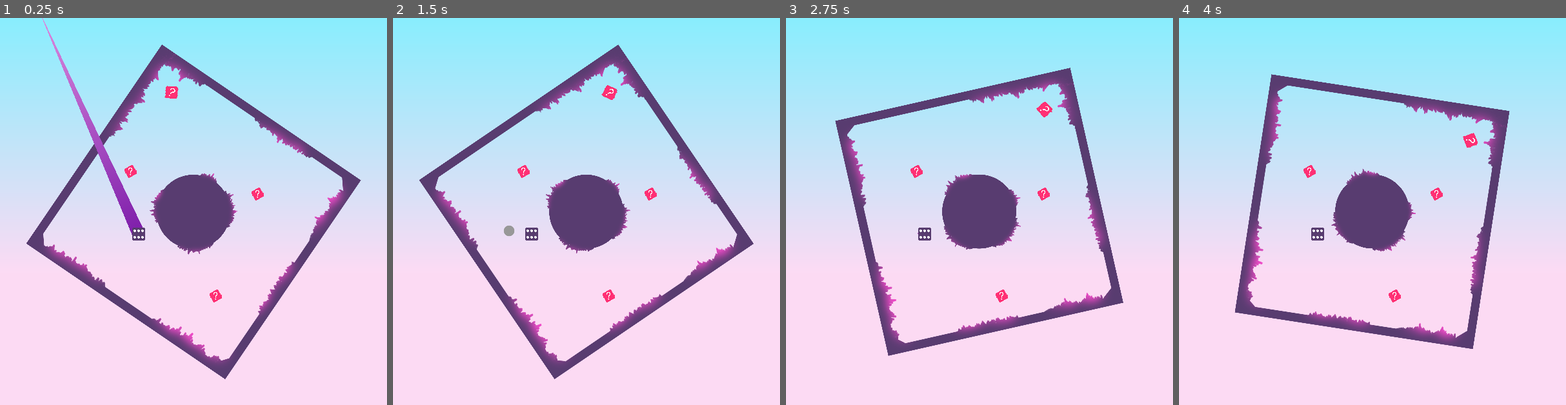
Above: before the commit, frames 1-4 (left to right).
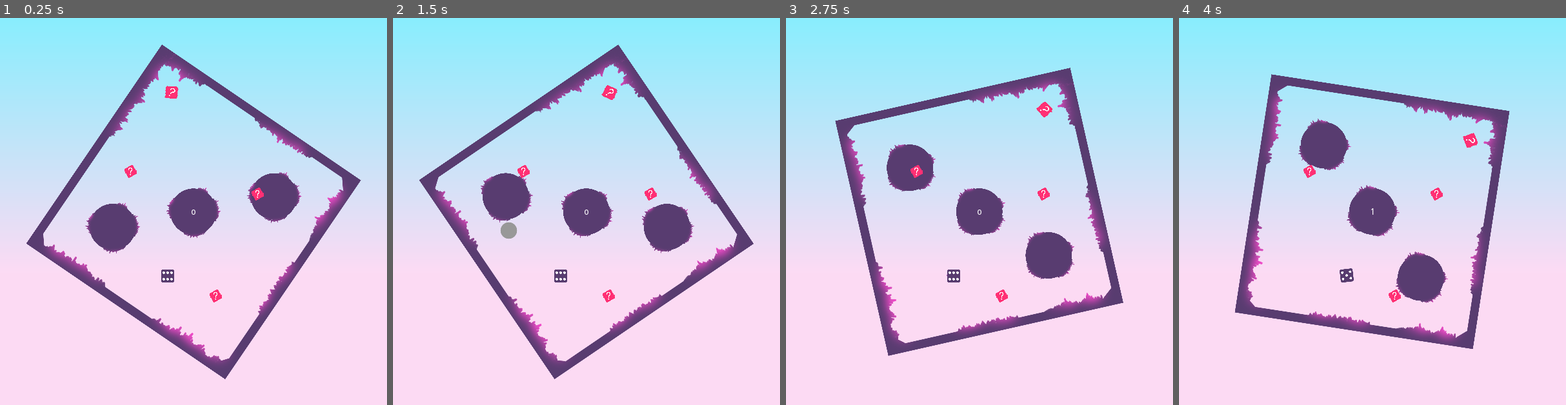
Above: after the commit, the same moments.

Repository: ardoardo02/Project-GMTK-2022
Game: Godot game, scene res://Main.tscn
Same seed, same stepped clock (60 frames per second), same inputs: the game is played once before the commit and once after it.
Inputs (mouse positions are in pixels of both pictures, inside the frame that each line leads up to):
- Up to frame 1 (0.25 s): no input
- Up to frame 2 (1.5 s): move the mouse to (671, 192) at 0.52 s; click (671, 192) at 0.67 s; move the mouse to (509, 230) at 1.27 s; click (509, 230) at 1.42 s
- Up to frame 3 (2.75 s): move the mouse to (1018, 126) at 2.02 s; click (1018, 126) at 2.17 s
- Up to frame 4 (4 s): move the mouse to (1353, 288) at 2.77 s; click (1353, 288) at 2.92 s; move the mouse to (1488, 269) at 3.52 s; click (1488, 269) at 3.67 s

The runs differ from the first frame. In frame 1, 5.4% of the frame differs, in the area x 10-78%, y 0-69%; in frame 2, 4.8%; in frame 3, 4.6%; in frame 4, 4.7%.

Commit message:
sistem HP

Diff:
--- a/Main.gd
+++ b/Main.gd
@@ -2,6 +2,7 @@
 
 
 var hp
+var counter = 0
 
 var EFFECT = preload("res://Scene/BounceParticle.tscn")
 
@@ -9,18 +10,17 @@
 func _ready():
 	$Daisu.connect("hit_wall", self, "on_dice_hit_wall")
 	hp = 6
-	get_node("Level/Border").connect("damaged", self, "_on_damaged")
 
-
-# Called every frame. 'delta' is the elapsed time since the previous frame.
-#func _process(delta):
-#	pass
 
 func on_dice_hit_wall():
 	var effect = EFFECT.instance()
 	add_child(effect)
 	effect.global_position = Vector2($Daisu.position)
 
-func _on_damaged():
-	hp -= 1
-	print(hp)
+
+func _on_Daisu_tree_exited():
+	var DAISU = load("res://Scene/Daisu.tscn")
+	var daisu = DAISU.instance()
+	daisu.global_position = Vector2(260, 400)
+	add_child(daisu)
+	get_node("Daisu").connect("tree_exited", self, "_on_Daisu_tree_exited")
--- a/Main.tscn
+++ b/Main.tscn
@@ -24,10 +24,12 @@
 rect_rotation = 90.0
 texture = SubResource( 2 )
 expand = true
+__meta__ = {
+"_edit_use_anchors_": false
+}
 
 [node name="Daisu" parent="." instance=ExtResource( 2 )]
-position = Vector2( 215, 335 )
-can_sleep = false
+position = Vector2( 260, 400 )
 
 [node name="Cursor" parent="." instance=ExtResource( 3 )]
 position = Vector2( 154, 333 )
@@ -48,3 +50,20 @@
 [node name="Poin3" parent="." instance=ExtResource( 4 )]
 position = Vector2( 399, 273 )
 scale = Vector2( 0.05, 0.05 )
+
+[node name="Label" type="Label" parent="."]
+margin_left = 296.0
+margin_top = 294.0
+margin_right = 306.0
+margin_bottom = 310.0
+text = "o"
+__meta__ = {
+"_edit_use_anchors_": false
+}
+
+[node name="Offside" type="Area2D" parent="."]
+
+[node name="CollisionPolygon2D" type="CollisionPolygon2D" parent="Offside"]
+polygon = PoolVector2Array( 0, 600, -172, 748, 799, 756, 786, -145, -182, -156, -172, 748, 0, 600, -3, -1, 600, 0, 600, 598 )
+
+[connection signal="tree_exited" from="Daisu" to="." method="_on_Daisu_tree_exited"]
--- a/Scene/Daisu.tscn
+++ b/Scene/Daisu.tscn
@@ -2,8 +2,10 @@
 
 [ext_resource path="res://Script/Daisu.gd" type="Script" id=1]
 [ext_resource path="res://Scene/DiceTrail.tscn" type="PackedScene" id=2]
+[ext_resource path="res://Scene/MataDadu/Body.gd" type="Script" id=3]
 
 [sub_resource type="PhysicsMaterial" id=3]
+friction = 0.0
 bounce = 0.8
 
 [sub_resource type="StyleBoxFlat" id=1]
@@ -12,13 +14,6 @@
 corner_radius_top_right = 5
 corner_radius_bottom_right = 5
 corner_radius_bottom_left = 5
-
-[sub_resource type="StyleBoxFlat" id=4]
-bg_color = Color( 1, 1, 1, 1 )
-corner_radius_top_left = 25
-corner_radius_top_right = 25
-corner_radius_bottom_right = 25
-corner_radius_bottom_left = 25
 
 [sub_resource type="RectangleShape2D" id=2]
 
@@ -67,6 +62,7 @@
 colors = PoolColorArray( 0.87676, 0.568054, 0.886719, 1, 0.686598, 0.379501, 0.730469, 1, 0.495921, 0.117416, 0.667969, 1 )
 
 [sub_resource type="RectangleShape2D" id=14]
+extents = Vector2( 9.70874, 9.70874 )
 
 [sub_resource type="Curve" id=15]
 min_value = -360.0
@@ -111,85 +107,25 @@
 collision_mask = 3
 physics_material_override = SubResource( 3 )
 gravity_scale = 0.0
+contact_monitor = true
+can_sleep = false
 linear_damp = 1.0
+angular_damp = 1.0
 script = ExtResource( 1 )
 
-[node name="Panel" type="Panel" parent="."]
+[node name="Body" type="Panel" parent="."]
 margin_left = -10.0
 margin_top = -10.0
 margin_right = 30.0
 margin_bottom = 30.0
 rect_scale = Vector2( 0.5, 0.5 )
 custom_styles/panel = SubResource( 1 )
-
-[node name="Titik" type="Panel" parent="Panel"]
-margin_left = 16.0
-margin_top = 6.0
-margin_right = 31.0
-margin_bottom = 21.0
-rect_scale = Vector2( 0.5, 0.5 )
-custom_styles/panel = SubResource( 4 )
-__meta__ = {
-"_edit_use_anchors_": false
-}
-
-[node name="Titik2" type="Panel" parent="Panel"]
-margin_left = 28.0
-margin_top = 6.0
-margin_right = 43.0
-margin_bottom = 21.0
-rect_scale = Vector2( 0.5, 0.5 )
-custom_styles/panel = SubResource( 4 )
-__meta__ = {
-"_edit_use_anchors_": false
-}
-
-[node name="Titik3" type="Panel" parent="Panel"]
-margin_left = 4.0
-margin_top = 6.0
-margin_right = 19.0
-margin_bottom = 21.0
-rect_scale = Vector2( 0.5, 0.5 )
-custom_styles/panel = SubResource( 4 )
-__meta__ = {
-"_edit_use_anchors_": false
-}
-
-[node name="Titik4" type="Panel" parent="Panel"]
-margin_left = 4.0
-margin_top = 26.0
-margin_right = 19.0
-margin_bottom = 41.0
-rect_scale = Vector2( 0.5, 0.5 )
-custom_styles/panel = SubResource( 4 )
-__meta__ = {
-"_edit_use_anchors_": false
-}
-
-[node name="Titik5" type="Panel" parent="Panel"]
-margin_left = 16.0
-margin_top = 26.0
-margin_right = 31.0
-margin_bottom = 41.0
-rect_scale = Vector2( 0.5, 0.5 )
-custom_styles/panel = SubResource( 4 )
-__meta__ = {
-"_edit_use_anchors_": false
-}
-
-[node name="Titik6" type="Panel" parent="Panel"]
-margin_left = 28.0
-margin_top = 26.0
-margin_right = 43.0
-margin_bottom = 41.0
-rect_scale = Vector2( 0.5, 0.5 )
-custom_styles/panel = SubResource( 4 )
+script = ExtResource( 3 )
 __meta__ = {
 "_edit_use_anchors_": false
 }
 
 [node name="CollisionShape2D" type="CollisionShape2D" parent="."]
-visible = false
 light_mask = 2
 shape = SubResource( 2 )
 
@@ -209,7 +145,6 @@
 lenght = 20
 
 [node name="CollisionDetector" type="Area2D" parent="."]
-visible = false
 
 [node name="CollisionShape2D" type="CollisionShape2D" parent="CollisionDetector"]
 modulate = Color( 0.117647, 0.631373, 0.0862745, 1 )
@@ -223,10 +158,8 @@
 explosiveness = 1.0
 process_material = SubResource( 21 )
 
+[node name="Timer" type="Timer" parent="."]
+
+[connection signal="area_entered" from="CollisionDetector" to="." method="_on_CollisionDetector_area_entered"]
 [connection signal="body_entered" from="CollisionDetector" to="." method="_on_CollisionDetector_body_entered"]
-[node name="Area2D" type="Area2D" parent="."]
-
-[node name="CollisionShape2D" type="CollisionShape2D" parent="Area2D"]
-shape = SubResource( 12 )
-
-[connection signal="area_entered" from="Area2D" to="." method="_on_Area2D_area_entered"]
+[connection signal="timeout" from="Timer" to="." method="_on_Timer_timeout"]
--- a/Scene/Dot/Dot.gd
+++ b/Scene/Dot/Dot.gd
@@ -15,4 +15,5 @@
 
 
 func _on_Spike_body_entered(body):
-	emit_signal("damaged")
+	#emit_signal("damaged")
+	pass
--- a/Scene/Level.tscn
+++ b/Scene/Level.tscn
@@ -9,7 +9,15 @@
 script = ExtResource( 3 )
 
 [node name="Dot" parent="." instance=ExtResource( 2 )]
-scale = Vector2( 0.8, 0.8 )
+scale = Vector2( 0.5, 0.5 )
+
+[node name="Dot2" parent="." instance=ExtResource( 2 )]
+position = Vector2( -150, 150 )
+scale = Vector2( 0.5, 0.5 )
+
+[node name="Dot3" parent="." instance=ExtResource( 2 )]
+position = Vector2( 150, -150 )
+scale = Vector2( 0.5, 0.5 )
 
 [node name="Border" parent="." instance=ExtResource( 1 )]
 
--- /dev/null
+++ b/Scene/MataDadu/1.tscn
@@ -0,0 +1,21 @@
+[gd_scene load_steps=2 format=2]
+
+[sub_resource type="StyleBoxFlat" id=4]
+bg_color = Color( 1, 1, 1, 1 )
+corner_radius_top_left = 25
+corner_radius_top_right = 25
+corner_radius_bottom_right = 25
+corner_radius_bottom_left = 25
+
+[node name="Mata" type="Node2D"]
+
+[node name="Titik" type="Panel" parent="."]
+margin_left = 16.0
+margin_top = 16.0
+margin_right = 31.0
+margin_bottom = 31.0
+rect_scale = Vector2( 0.5, 0.5 )
+custom_styles/panel = SubResource( 4 )
+__meta__ = {
+"_edit_use_anchors_": false
+}
--- /dev/null
+++ b/Scene/MataDadu/2.tscn
@@ -0,0 +1,32 @@
+[gd_scene load_steps=2 format=2]
+
+[sub_resource type="StyleBoxFlat" id=4]
+bg_color = Color( 1, 1, 1, 1 )
+corner_radius_top_left = 25
+corner_radius_top_right = 25
+corner_radius_bottom_right = 25
+corner_radius_bottom_left = 25
+
+[node name="Mata" type="Node2D"]
+
+[node name="Titik4" type="Panel" parent="."]
+margin_left = 4.0
+margin_top = 26.0
+margin_right = 19.0
+margin_bottom = 41.0
+rect_scale = Vector2( 0.5, 0.5 )
+custom_styles/panel = SubResource( 4 )
+__meta__ = {
+"_edit_use_anchors_": false
+}
+
+[node name="Titik2" type="Panel" parent="."]
+margin_left = 28.0
+margin_top = 6.0
+margin_right = 43.0
+margin_bottom = 21.0
+rect_scale = Vector2( 0.5, 0.5 )
+custom_styles/panel = SubResource( 4 )
+__meta__ = {
+"_edit_use_anchors_": false
+}
--- /dev/null
+++ b/Scene/MataDadu/3.tscn
@@ -0,0 +1,43 @@
+[gd_scene load_steps=2 format=2]
+
+[sub_resource type="StyleBoxFlat" id=4]
+bg_color = Color( 1, 1, 1, 1 )
+corner_radius_top_left = 25
+corner_radius_top_right = 25
+corner_radius_bottom_right = 25
+corner_radius_bottom_left = 25
+
+[node name="Mata" type="Node2D"]
+
+[node name="Titik4" type="Panel" parent="."]
+margin_left = 4.0
+margin_top = 26.0
+margin_right = 19.0
+margin_bottom = 41.0
+rect_scale = Vector2( 0.5, 0.5 )
+custom_styles/panel = SubResource( 4 )
+__meta__ = {
+"_edit_use_anchors_": false
+}
+
+[node name="Titik2" type="Panel" parent="."]
+margin_left = 28.0
+margin_top = 6.0
+margin_right = 43.0
+margin_bottom = 21.0
+rect_scale = Vector2( 0.5, 0.5 )
+custom_styles/panel = SubResource( 4 )
+__meta__ = {
+"_edit_use_anchors_": false
+}
+
+[node name="Titik" type="Panel" parent="."]
+margin_left = 16.0
+margin_top = 16.0
+margin_right = 31.0
+margin_bottom = 31.0
+rect_scale = Vector2( 0.5, 0.5 )
+custom_styles/panel = SubResource( 4 )
+__meta__ = {
+"_edit_use_anchors_": false
+}
--- /dev/null
+++ b/Scene/MataDadu/4.tscn
@@ -0,0 +1,54 @@
+[gd_scene load_steps=2 format=2]
+
+[sub_resource type="StyleBoxFlat" id=4]
+bg_color = Color( 1, 1, 1, 1 )
+corner_radius_top_left = 25
+corner_radius_top_right = 25
+corner_radius_bottom_right = 25
+corner_radius_bottom_left = 25
+
+[node name="Mata" type="Node2D"]
+
+[node name="Titik5" type="Panel" parent="."]
+margin_left = 28.0
+margin_top = 26.0
+margin_right = 43.0
+margin_bottom = 41.0
+rect_scale = Vector2( 0.5, 0.5 )
+custom_styles/panel = SubResource( 4 )
+__meta__ = {
+"_edit_use_anchors_": false
+}
+
+[node name="Titik4" type="Panel" parent="."]
+margin_left = 4.0
+margin_top = 26.0
+margin_right = 19.0
+margin_bottom = 41.0
+rect_scale = Vector2( 0.5, 0.5 )
+custom_styles/panel = SubResource( 4 )
+__meta__ = {
+"_edit_use_anchors_": false
+}
+
+[node name="Titik3" type="Panel" parent="."]
+margin_left = 4.0
+margin_top = 6.0
+margin_right = 19.0
+margin_bottom = 21.0
+rect_scale = Vector2( 0.5, 0.5 )
+custom_styles/panel = SubResource( 4 )
+__meta__ = {
+"_edit_use_anchors_": false
+}
+
+[node name="Titik2" type="Panel" parent="."]
+margin_left = 28.0
+margin_top = 6.0
+margin_right = 43.0
+margin_bottom = 21.0
+rect_scale = Vector2( 0.5, 0.5 )
+custom_styles/panel = SubResource( 4 )
+__meta__ = {
+"_edit_use_anchors_": false
+}
--- /dev/null
+++ b/Scene/MataDadu/5.tscn
@@ -0,0 +1,65 @@
+[gd_scene load_steps=2 format=2]
+
+[sub_resource type="StyleBoxFlat" id=4]
+bg_color = Color( 1, 1, 1, 1 )
+corner_radius_top_left = 25
+corner_radius_top_right = 25
+corner_radius_bottom_right = 25
+corner_radius_bottom_left = 25
+
+[node name="Mata" type="Node2D"]
+
+[node name="Titik5" type="Panel" parent="."]
+margin_left = 28.0
+margin_top = 26.0
+margin_right = 43.0
+margin_bottom = 41.0
+rect_scale = Vector2( 0.5, 0.5 )
+custom_styles/panel = SubResource( 4 )
+__meta__ = {
+"_edit_use_anchors_": false
+}
+
+[node name="Titik4" type="Panel" parent="."]
+margin_left = 4.0
+margin_top = 26.0
+margin_right = 19.0
+margin_bottom = 41.0
+rect_scale = Vector2( 0.5, 0.5 )
+custom_styles/panel = SubResource( 4 )
+__meta__ = {
+"_edit_use_anchors_": false
+}
+
+[node name="Titik3" type="Panel" parent="."]
+margin_left = 4.0
+margin_top = 6.0
+margin_right = 19.0
+margin_bottom = 21.0
+rect_scale = Vector2( 0.5, 0.5 )
+custom_styles/panel = SubResource( 4 )
+__meta__ = {
+"_edit_use_anchors_": false
+}
+
+[node name="Titik2" type="Panel" parent="."]
+margin_left = 28.0
+margin_top = 6.0
+margin_right = 43.0
+margin_bottom = 21.0
+rect_scale = Vector2( 0.5, 0.5 )
+custom_styles/panel = SubResource( 4 )
+__meta__ = {
+"_edit_use_anchors_": false
+}
+
+[node name="Titik" type="Panel" parent="."]
+margin_left = 16.0
+margin_top = 16.0
+margin_right = 31.0
+margin_bottom = 31.0
+rect_scale = Vector2( 0.5, 0.5 )
+custom_styles/panel = SubResource( 4 )
+__meta__ = {
+"_edit_use_anchors_": false
+}
--- /dev/null
+++ b/Scene/MataDadu/6.tscn
@@ -0,0 +1,76 @@
+[gd_scene load_steps=2 format=2]
+
+[sub_resource type="StyleBoxFlat" id=4]
+bg_color = Color( 1, 1, 1, 1 )
+corner_radius_top_left = 25
+corner_radius_top_right = 25
+corner_radius_bottom_right = 25
+corner_radius_bottom_left = 25
+
+[node name="Mata" type="Node2D"]
+
+[node name="Titik6" type="Panel" parent="."]
+margin_left = 28.0
+margin_top = 26.0
+margin_right = 43.0
+margin_bottom = 41.0
+rect_scale = Vector2( 0.5, 0.5 )
+custom_styles/panel = SubResource( 4 )
+__meta__ = {
+"_edit_use_anchors_": false
+}
+
+[node name="Titik5" type="Panel" parent="."]
+margin_left = 16.0
+margin_top = 26.0
+margin_right = 31.0
+margin_bottom = 41.0
+rect_scale = Vector2( 0.5, 0.5 )
+custom_styles/panel = SubResource( 4 )
+__meta__ = {
+"_edit_use_anchors_": false
+}
+
+[node name="Titik4" type="Panel" parent="."]
+margin_left = 4.0
+margin_top = 26.0
+margin_right = 19.0
+margin_bottom = 41.0
+rect_scale = Vector2( 0.5, 0.5 )
+custom_styles/panel = SubResource( 4 )
+__meta__ = {
+"_edit_use_anchors_": false
+}
+
+[node name="Titik3" type="Panel" parent="."]
+margin_left = 4.0
+margin_top = 6.0
+margin_right = 19.0
+margin_bottom = 21.0
+rect_scale = Vector2( 0.5, 0.5 )
+custom_styles/panel = SubResource( 4 )
+__meta__ = {
+"_edit_use_anchors_": false
+}
+
+[node name="Titik2" type="Panel" parent="."]
+margin_left = 28.0
+margin_top = 6.0
+margin_right = 43.0
+margin_bottom = 21.0
+rect_scale = Vector2( 0.5, 0.5 )
+custom_styles/panel = SubResource( 4 )
+__meta__ = {
+"_edit_use_anchors_": false
+}
+
+[node name="Titik" type="Panel" parent="."]
+margin_left = 16.0
+margin_top = 6.0
+margin_right = 31.0
+margin_bottom = 21.0
+rect_scale = Vector2( 0.5, 0.5 )
+custom_styles/panel = SubResource( 4 )
+__meta__ = {
+"_edit_use_anchors_": false
+}
--- /dev/null
+++ b/Scene/MataDadu/Body.gd
@@ -0,0 +1,25 @@
+extends Panel
+
+
+var Mata = [
+	preload("res://Scene/MataDadu/1.tscn"),
+	preload("res://Scene/MataDadu/2.tscn"),
+	preload("res://Scene/MataDadu/3.tscn"),
+	preload("res://Scene/MataDadu/4.tscn"),
+	preload("res://Scene/MataDadu/5.tscn"),
+	preload("res://Scene/MataDadu/6.tscn")
+	]
+
+# Called when the node enters the scene tree for the first time.
+func _ready():
+	add_child(Mata[5].instance())
+
+
+func set_mata(n:int):
+	if get_child_count() > 0:
+		var Child = get_child(0)
+		if Child != null:
+			Child.queue_free()
+
+	if n > 0:
+		add_child(Mata[n-1].instance())
--- a/Scene/User.gd
+++ b/Scene/User.gd
@@ -1,12 +1,21 @@
 extends KinematicBody2D
 
 
-func _physics_process(_delta):
+func _physics_process(delta):
 	if Input.is_mouse_button_pressed(1):
 		visible = true
 		get_node("Collision").disabled = false
 		position = get_global_mouse_position()
-		print(get_node("Texture").rect_scale)
+
+		var diameter = get_node("Collision").shape.radius * 2
+		if diameter != 40:
+			get_node("Texture").rect_min_size = Vector2(diameter, diameter)
+			get_node("Collision").shape.radius += (delta * 150)
+			#print(get_node("Collision").shape.radius)
 	else:
 		visible = false
 		get_node("Collision").disabled = true
+		get_node("Texture").rect_min_size = Vector2(10, 10)
+		get_node("Collision").shape.radius = 5
+
+	get_node("AreaCursor/CollisionArea").shape.radius = get_node("Collision").shape.radius
--- a/Scene/User.tscn
+++ b/Scene/User.tscn
@@ -1,15 +1,18 @@
-[gd_scene load_steps=4 format=2]
+[gd_scene load_steps=5 format=2]
 
 [ext_resource path="res://Scene/User.gd" type="Script" id=1]
 
 [sub_resource type="StyleBoxFlat" id=1]
-corner_radius_top_left = 25
-corner_radius_top_right = 25
-corner_radius_bottom_right = 25
-corner_radius_bottom_left = 25
+corner_radius_top_left = 50
+corner_radius_top_right = 50
+corner_radius_bottom_right = 50
+corner_radius_bottom_left = 50
 
 [sub_resource type="CircleShape2D" id=2]
-radius = 8.06226
+radius = 5.0
+
+[sub_resource type="CircleShape2D" id=3]
+radius = 5.0
 
 [node name="Cursor" type="KinematicBody2D"]
 collision_layer = 2
@@ -17,12 +20,14 @@
 script = ExtResource( 1 )
 
 [node name="Texture" type="Panel" parent="."]
-margin_left = -8.0
-margin_top = -8.0
-margin_right = 8.0
-margin_bottom = 8.0
+margin_left = -5.0
+margin_top = -5.0
+margin_right = 5.0
+margin_bottom = 5.0
 grow_horizontal = 2
 grow_vertical = 2
+rect_min_size = Vector2( 10, 10 )
+rect_pivot_offset = Vector2( 5, 5 )
 custom_styles/panel = SubResource( 1 )
 __meta__ = {
 "_edit_use_anchors_": false
@@ -30,3 +35,8 @@
 
 [node name="Collision" type="CollisionShape2D" parent="."]
 shape = SubResource( 2 )
+
+[node name="AreaCursor" type="Area2D" parent="."]
+
+[node name="CollisionArea" type="CollisionShape2D" parent="AreaCursor"]
+shape = SubResource( 3 )
--- a/Script/Daisu.gd
+++ b/Script/Daisu.gd
@@ -1,24 +1,53 @@
 extends RigidBody2D
 
+signal hit_wall
+var max_speed = 700
 
-# Declare member variables here. Examples:
-# var a = 2
-# var b = "text"
-
-signal hit_wall
+var counter = 0
+var hp = 6
+var EFFECT = preload("res://Scene/BounceParticle.tscn")
 
 
-# Called when the node enters the scene tree for the first time.
 func _ready():
-	pass # Replace with function body.
+	global_position = Vector2(260, 400)
 
 
-# Called every frame. 'delta' is the elapsed time since the previous frame.
-#func _process(delta):
-#	pass
+func _process(delta):
+	if abs(get_linear_velocity().x) > max_speed or abs(get_linear_velocity().y) > max_speed:
+		var new_speed = get_linear_velocity().normalized()
+		new_speed *= max_speed
+		set_linear_velocity(new_speed)
 
 
 func _on_CollisionDetector_body_entered(body):
 	if body.is_in_group('wall'):
 		emit_signal("hit_wall")
-#	pass # Replace with function body.
+
+	if body.get_name() == "Border" or body.get_name() == "Dot":
+		emit_signal("hit_wall")
+
+	#print(body.get_name())
+
+
+func _on_CollisionDetector_area_entered(area):
+	print(area.get_name())
+	if area.get_name() == "Offside":
+		#print(global_position)
+		global_position = Vector2(180, 320)
+
+	if area.get_name() == "AreaCursor":
+		counter += 1
+		hp -= 1
+		get_parent().get_node("Label").text = str(counter)
+
+		if hp <= 0:
+			$Timer.start()
+
+		get_node("Body").set_mata(hp)
+
+
+func _on_Timer_timeout():
+	var effect = EFFECT.instance()
+	effect.global_position = global_position
+	get_parent().add_child(effect)
+	queue_free()
--- a/Script/Trail2D.gd
+++ b/Script/Trail2D.gd
@@ -3,6 +3,10 @@
 
 export var lenght = 50
 var point = Vector2()
+
+
+func _ready():
+	clear_points()
 
 
 func _process(delta):
Not shown, added: export_presets.cfg
